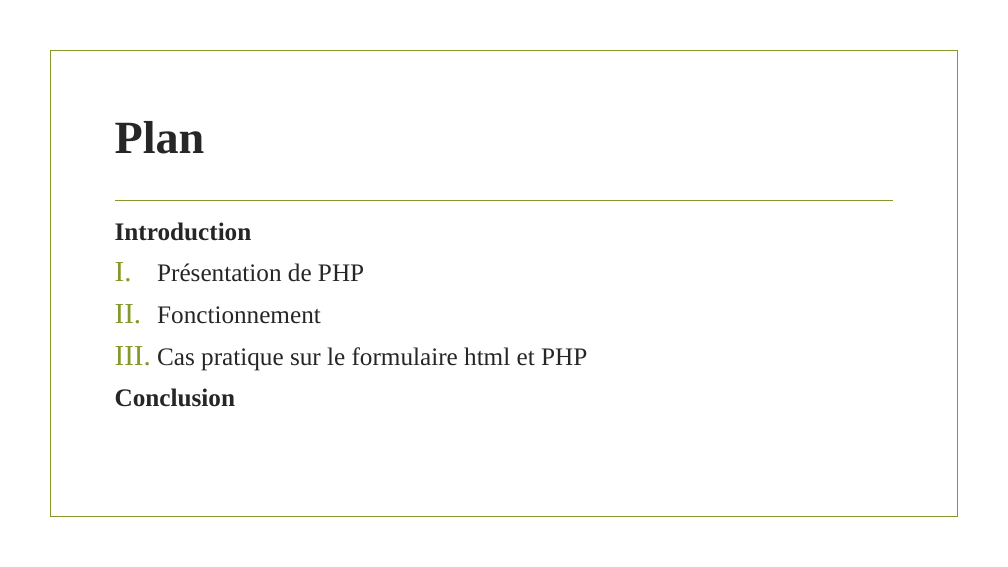
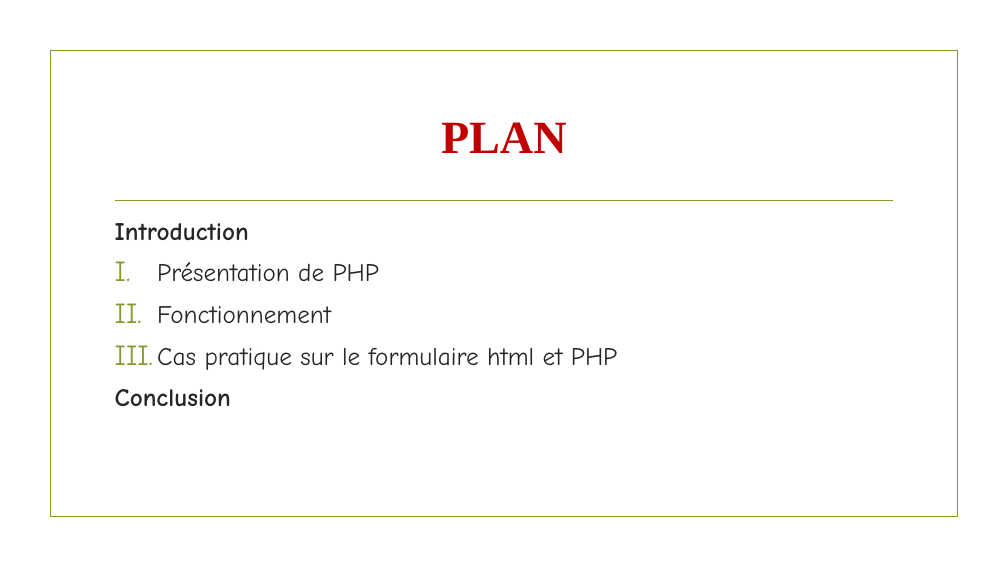
Before and after one commit to Bethel226/Langage_PHP, a slide deck: slide 2 of Le langage PHP.pptx. Drawn at 1008x567 pixels with LibreOffice and Linux fonts; fonts in the diff are those of the drawing; background and template pictures are left out. Boxes give left, top, right and bottom in pixels: in the first picture for what was removed or moved away, otherwise in the second. Text is boxed around its words. In the diff, an @@ line names an element or a change of style, - is before the commit and + after.

```diff
--- a/Le langage PHP.pptx
+++ b/Le langage PHP.pptx
@@ title at [441, 122, 567, 153]: text changed; text colour #262626 to #C00000 @@
-Plan
+PLAN
@@ text "Introduction" at [115, 223, 617, 406]: font Times New Roman to Comic Neue @@
```
Also in this commit, not shown: 3 other slides changed, 5 slides added, 2 slides removed.
